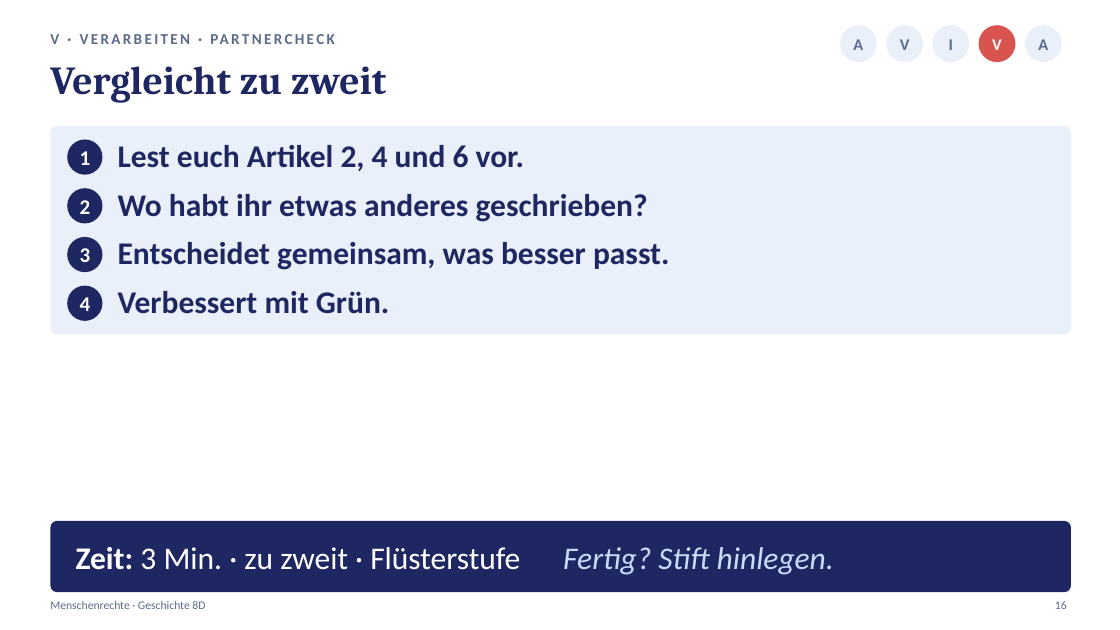
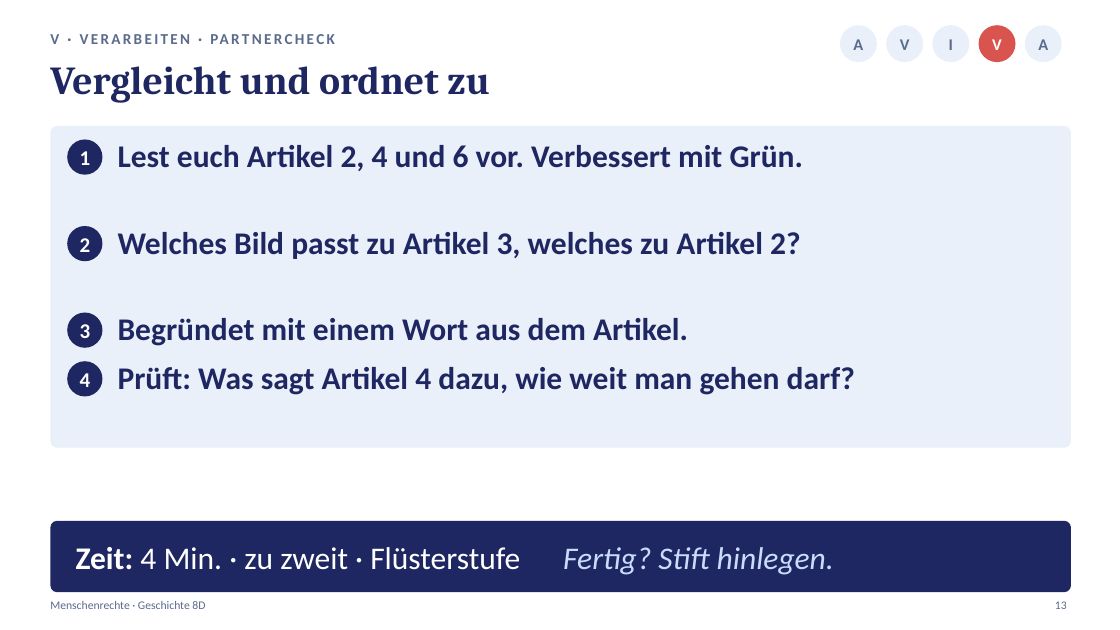
Before and after one commit to golzkonstantin-gif/Schule, a slide deck: slide 13 of Geschichte_8D/Stunde4_Menschenrechte/Praesentation_Stunde4_Menschenrechte_8D.pptx (slide 16 before the commit). Drawn at 1120x630 pixels with LibreOffice and Linux fonts; fonts in the diff are those of the drawing. Boxes give left, top, right and bottom in pixels: in the first picture for what was removed or moved away, otherwise in the second. Text is boxed around its words. In the diff, an @@ line names an element or a change of style, - is before the commit and + after.

```diff
--- a/Geschichte_8D/Stunde4_Menschenrechte/Praesentation_Stunde4_Menschenrechte_8D.pptx
+++ b/Geschichte_8D/Stunde4_Menschenrechte/Praesentation_Stunde4_Menschenrechte_8D.pptx
@@ text at [50, 66, 490, 103]: text changed @@
-Vergleicht zu zweit
+Vergleicht und ordnet zu
@@ rounded rectangle: place and size @@
-rounded rectangle at [50, 126, 1071, 334]
+rounded rectangle at [50, 126, 1071, 448]
@@ rounded rectangle at [50, 126, 1071, 448]: proportions changed @@
@@ text at [118, 145, 803, 171]: text changed @@
-Lest euch Artikel 2, 4 und 6 vor.
+Lest euch Artikel 2, 4 und 6 vor. Verbessert mit Grün.
@@ text "2": place and size @@
-text "2" at [80, 200, 91, 214]
+text "2" at [80, 238, 91, 252]
@@ ellipse: place and size @@
-ellipse at [67, 188, 103, 223]
+ellipse at [67, 226, 103, 261]
@@ text at [118, 232, 801, 259]: text changed @@
-Wo habt ihr etwas anderes geschrieben?
+Welches Bild passt zu Artikel 3, welches zu Artikel 2?
@@ 2 texts, 2 ellipses: place and size @@
-2 texts, 2 ellipses at [67, 237, 103, 321]
+2 texts, 2 ellipses at [67, 313, 103, 397]
@@ text at [118, 318, 688, 346]: text changed @@
-Entscheidet gemeinsam, was besser passt.
+Begründet mit einem Wort aus dem Artikel.
@@ text at [118, 367, 855, 395]: text changed @@
-Verbessert mit Grün.
+Prüft: Was sagt Artikel 4 dazu, wie weit man gehen darf?
@@ text at [76, 547, 834, 575]: text changed @@
-Zeit: 3 Min. · zu zweit · Flüsterstufe Fertig? Stift hinlegen.
+Zeit: 4 Min. · zu zweit · Flüsterstufe Fertig? Stift hinlegen.
@@ text at [1055, 601, 1067, 609]: text changed @@
-16
+13
```
Also in this commit, not shown: 17 other slides changed, 2 slides added, 3 slides removed, 16 other files.
